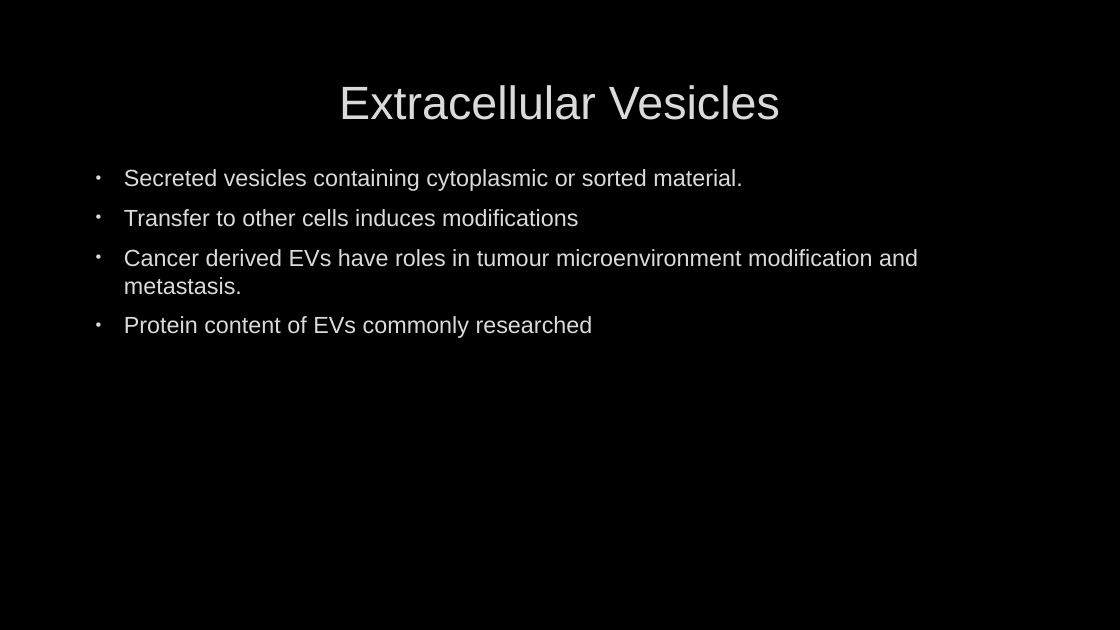
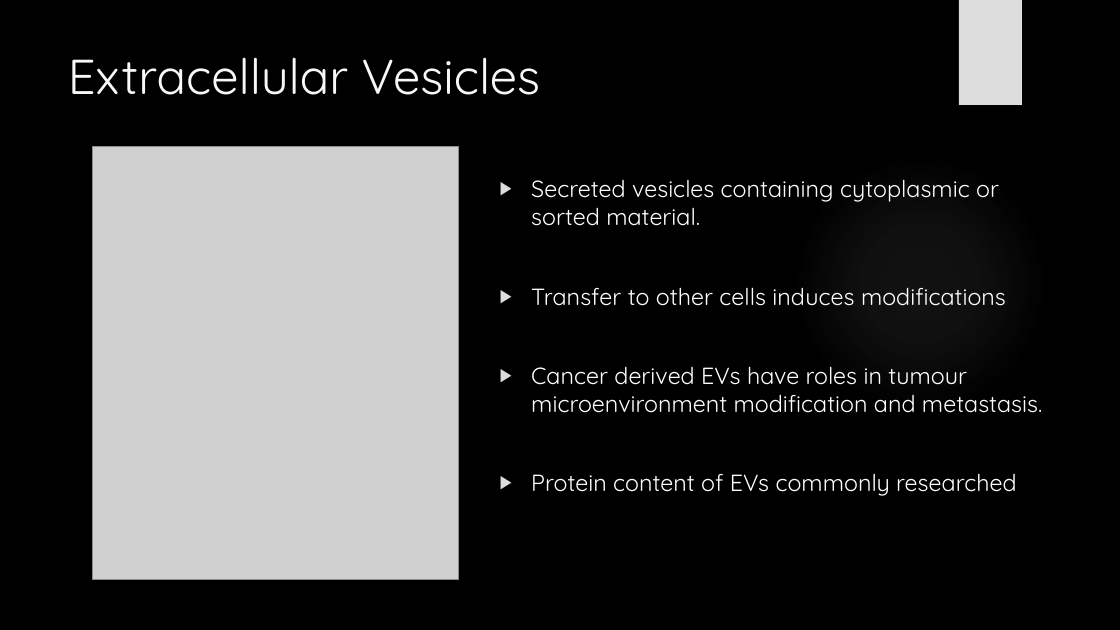
Before and after one commit to HarleyRobinson/Honours2, a slide deck: slide 4 of BackgroundInfo/CollCombBiol.pptx. Drawn at 1120x630 pixels with LibreOffice and Linux fonts; fonts in the diff are those of the drawing; grey boxes stand for pictures; background and template pictures are left out. Boxes give left, top, right and bottom in pixels: in the first picture for what was removed or moved away, otherwise in the second. Text is boxed around its words. In the diff, an @@ line names an element or a change of style, - is before the commit and + after.

```diff
--- a/BackgroundInfo/CollCombBiol.pptx
+++ b/BackgroundInfo/CollCombBiol.pptx
@@ rectangle added at (959,0,1022,105), fill #DDDDDD @@
@@ title "Extracellular Vesicles": place and size @@
-title "Extracellular Vesicles" at (339,85,780,120)
+title "Extracellular Vesicles" at (68,57,540,95)
@@ title "Extracellular Vesicles" at (68,57,540,95): size 40 to 42 pt, font Arial to Quicksand, text colour #DADADA to #F8F8F8, letter outline #404040 0.75 pt to none; alignment centre to left; vertical alignment middle to top @@
@@ picture added at (92,146,458,580) @@
@@ text "Secreted vesicles containing cytoplasmic or ...": place and size @@
-text "Secreted vesicles containing cytoplasmic or ..." at (124,169,918,338)
+text "Secreted vesicles containing cytoplasmic or ..." at (531,180,1042,496)
@@ text "Secreted vesicles containing cytoplasmic or ..." at (531,180,1042,496): font Arial to Quicksand, text colour #DADADA to #FFFFFF, letter outline #404040 0.75 pt to none; bullet • to ▶; bullet colour #DADADA to #DDDDDD @@
@@ ellipse added at (791,154,1049,413), fill gradient #EBEBEB @@
```
Also in this commit, not shown: 11 other slides changed, 11 slides added, 1 slide removed, 23 other files.
